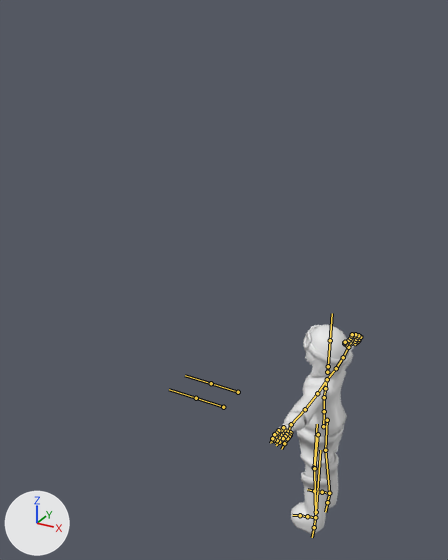
An edit to the FBX model ProjectFile/Assets/Models/MainCharactor/charaBone_Tpose.fbx, drawn before and after from the same camera.
Before and after are seen from a 50 mm lens placed at (1.17, -3.53, 3.53), pointed at (-0.56, -0.39, 1.96). The axes (+X, +Y, +Z) are drawn at lower left. The lights are the same throughout. The bones that bend it are drawn over the model as lines.

Names of what the first picture shows: 'Body', 'Clothes'.
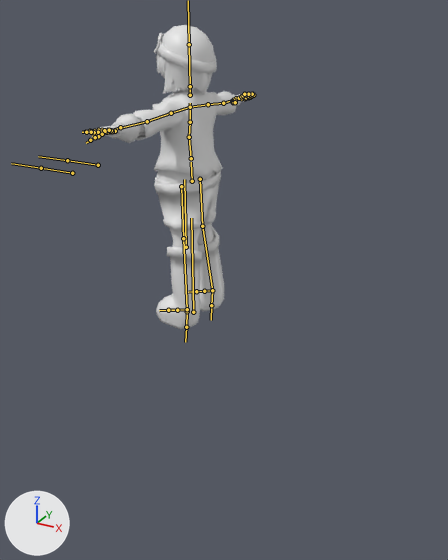
The newer file adds an action. The first version stands in its rest pose; the second is drawn at frame 1 of the action 'v3|LightAction'.

The change in detail:
Object 'v3' (bone_rig_object) moves from (0.0, 0.0, 0.0) to (-0.62, -0.707, 1.868).
Bone 'UpperLeg.L' (bone_upperleg_l) turns from (0, 0, 0) to (0, -2, -3) degrees about its own x, y and z.
Bone 'LowerLeg.L' (bone_lowerleg_l) turns from (0, 0, 0) to (-1, 0, 6) degrees about its own x, y and z.

Where the change shows, as pixel boxes (x1, y1, x2, y2) in the pictures (448 x 560 px):
'Clothes', posed
    before: (290, 325, 353, 534)
    after: (133, 25, 237, 329)
'Body', posed
    before: (272, 333, 362, 478)
    after: (85, 75, 256, 251)
bone 'UpperLeg.L', root to tip
    before: (318, 434) to (314, 468)
    after: (181, 186) to (183, 238)
bone 'LowerLeg.L', root to tip
    before: (314, 468) to (315, 517)
    after: (183, 238) to (187, 309)
